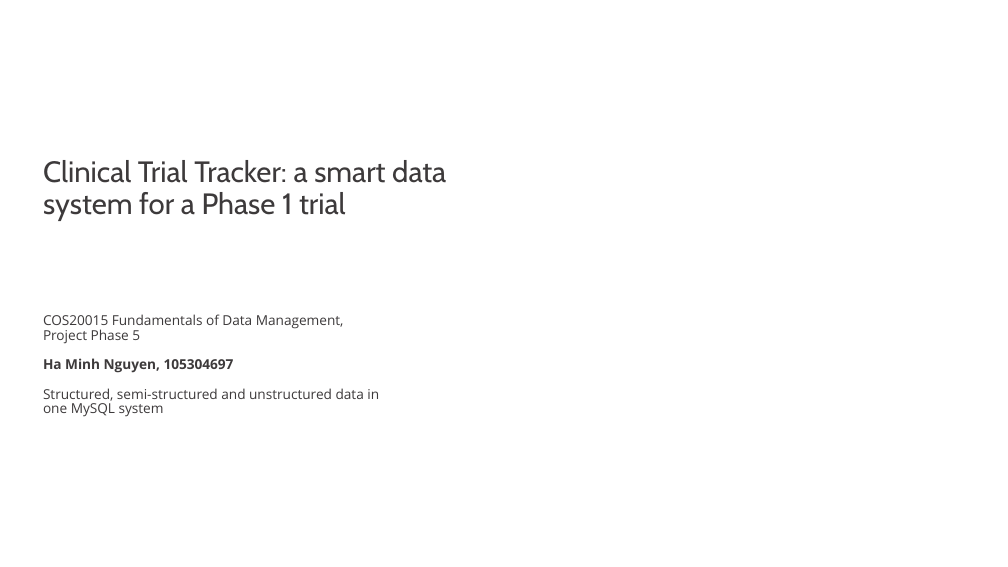
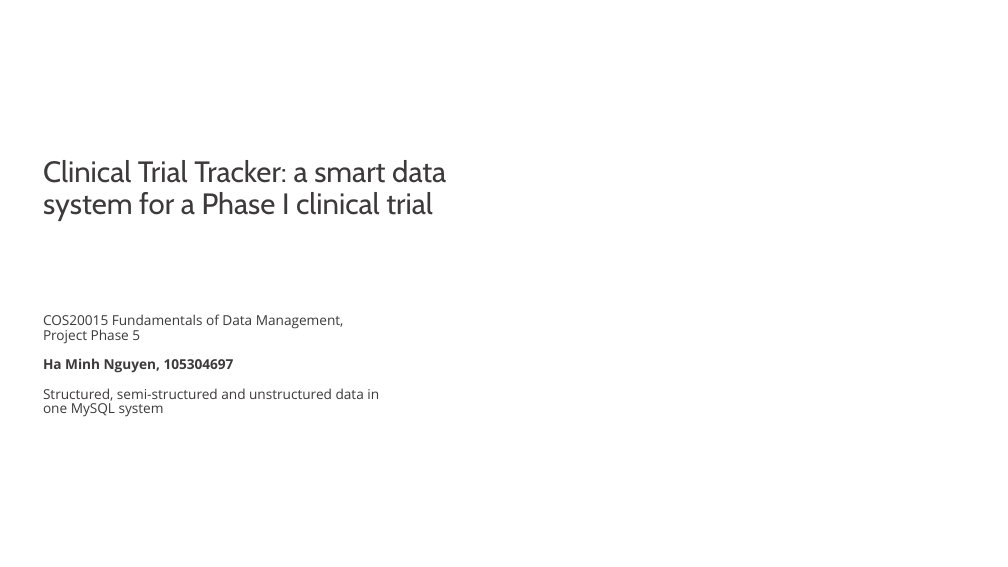
Before and after one commit to hmnguyen2805/cos20015-phase5, a slide deck: slide 1 of docs/cos20015_phase5_slides.pptx. Drawn at 1008x567 pixels with LibreOffice and Linux fonts; fonts in the diff are those of the drawing; background and template pictures are left out. Boxes give left, top, right and bottom in pixels: in the first picture for what was removed or moved away, otherwise in the second. Text is boxed around its words. In the diff, an @@ line names an element or a change of style, - is before the commit and + after.

```diff
--- a/docs/cos20015_phase5_slides.pptx
+++ b/docs/cos20015_phase5_slides.pptx
@@ title at (43, 160, 446, 221): text changed @@
-Clinical Trial Tracker: a smart data system for a Phase 1 trial
+Clinical Trial Tracker: a smart data system for a Phase I clinical trial
```
Also in this commit, not shown: 2 other slides changed, 2 slides added.
